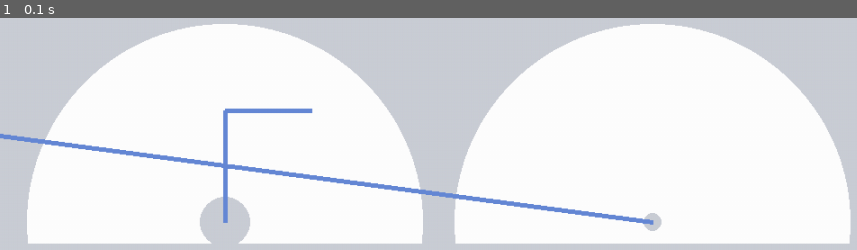
Above: before the commit, frame 1.
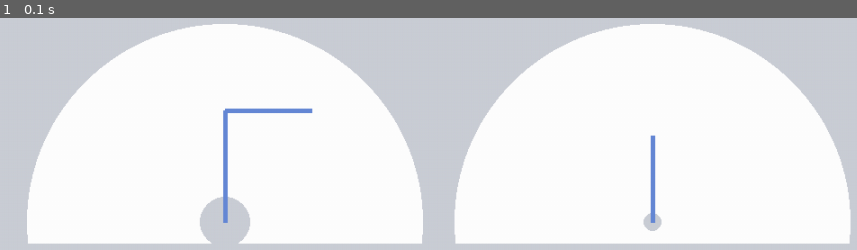
Above: after the commit, the same moment.

Repository: abackes19/ink
Game: pygame game, started from pygame-ik4.py
Two runs of this game, one before a commit and one after it. Both use one fixed random seed, a clock stepped at 60 frames per second and the inputs below.
Inputs:
- Up to frame 1 (0.1 s): no input

The runs differ from the first frame. In frame 1, 2.0% of the frame differs, in the area x 0-77%, y 50-90%.

Commit message:
Update pygame-ik4.py

Diff:
--- a/pygame-ik4.py
+++ b/pygame-ik4.py
@@ -119,7 +119,7 @@
         pygame.draw.lines(screen, blue, False, [[originx,originy], [xe, ye], [xo, yo]], 5) # sideview
 
 #            pygame.draw.line(screen, blue, [toriginx,toriginz], [toriginx + d_one, toriginz + d_two], 5) # not sure what this was
-        pygame.draw.line(screen, blue, (toriginz, toriginx), [(z), (pxo)], 5)
+        pygame.draw.line(screen, blue, (toriginz, toriginx), [(zo), (pxo)], 5)
 #            pygame.draw.line(screen, green, (toriginz, toriginx), (ze, pxe), 5)
     else: # out of range so stay
         pygame.draw.lines(screen, pink, False, [[originx,originy], [xe, ye], [xo, yo]], 5)
